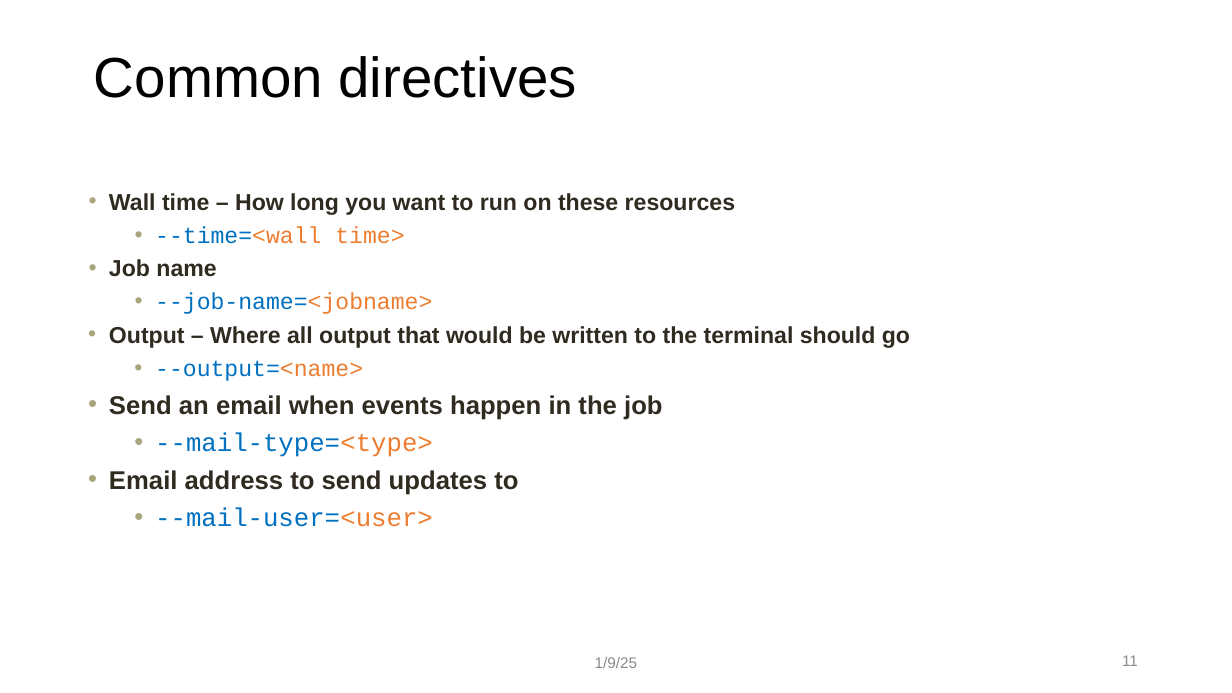
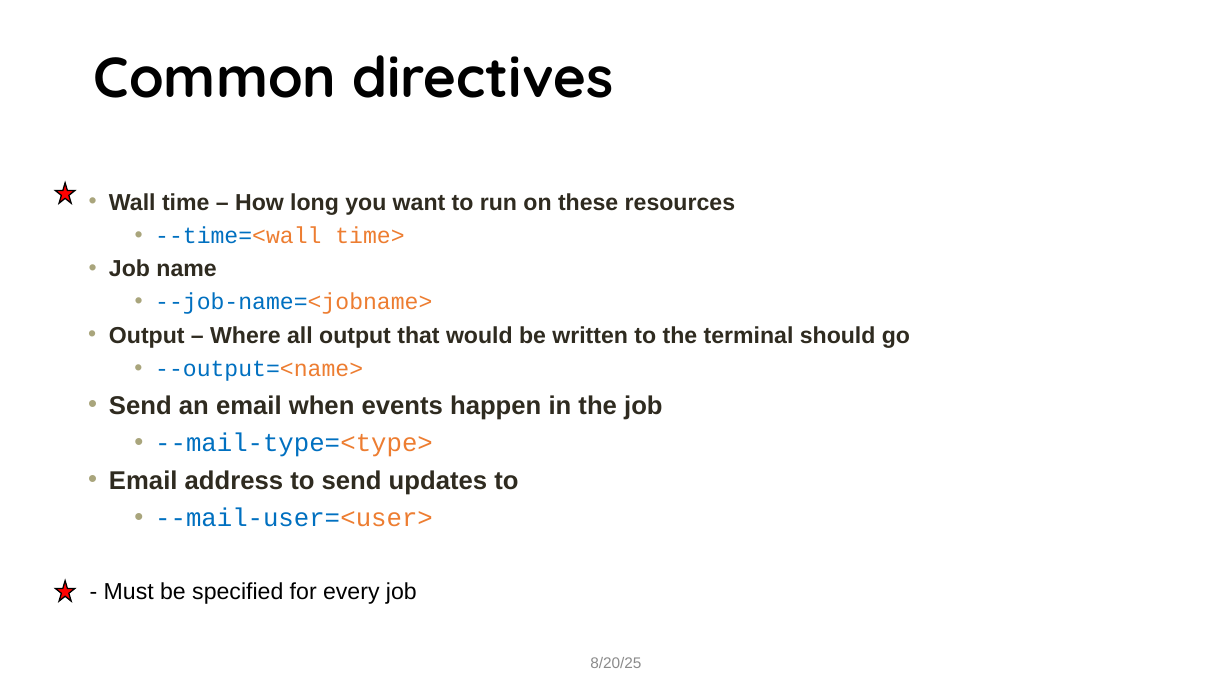
Before and after one commit to mohalkh5/hpc_fundamentals_micro_credential, a slide deck: slide 11 of scheduling_jobs/scheduling_jobs.pptx. Drawn at 1232x693 pixels with LibreOffice and Linux fonts; fonts in the diff are those of the drawing; background and template pictures are left out. Boxes give left, top, right and bottom in pixels: in the first picture for what was removed or moved away, otherwise in the second. Text is boxed around its words. In the diff, an @@ line names an element or a change of style, - is before the commit and + after.

```diff
--- a/scheduling_jobs/scheduling_jobs.pptx
+++ b/scheduling_jobs/scheduling_jobs.pptx
@@ title "Common directives" at <box>94,55,613,98</box>: font Arial to Quicksand, bold on @@
@@ star added at <box>55,183,75,203</box>, fill #FF0000, outline #000000 1 pt @@
@@ star added at <box>55,580,75,601</box>, fill #FF0000, outline #000000 1 pt @@
@@ text added at <box>104,582,417,604</box>, 18 pt, text #000000 @@
+- Must be specified for every job
@@ text at <box>590,657,641,668</box>: text changed @@
-1/9/25
+8/20/25
@@ page number removed at <box>1122,655,1138,666</box> @@
-11
```
Also in this commit, not shown: 27 other slides changed, 1 other file.
